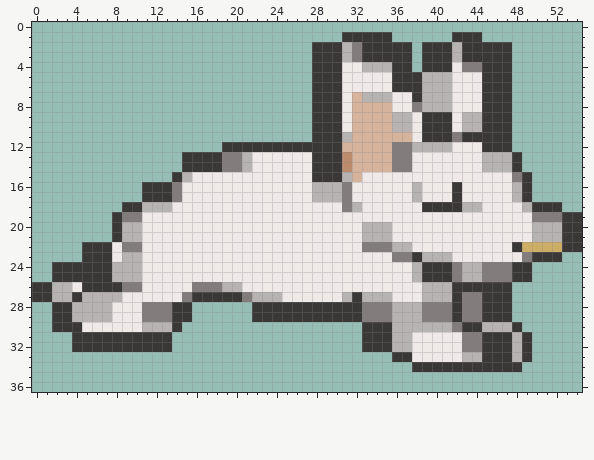
Pixel-art sprite: assets/Sprites/Player/face_right.png. Above is the file before it was changed.
The file is 55x64 pixels. Shown: x 0..54, y 0..36.
Once edited:
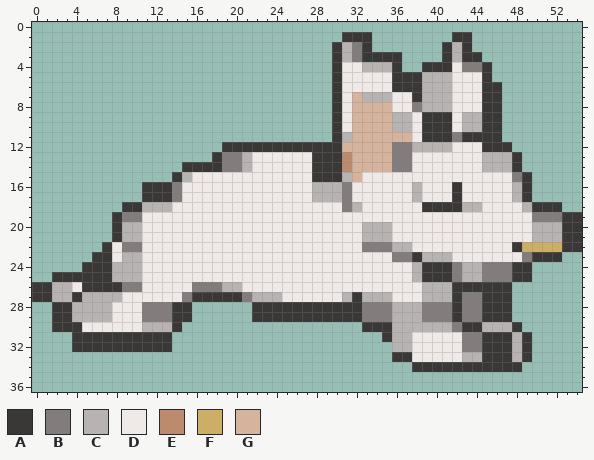
Palette (. is transparent): A #3a3737  B #827c7c  C #b7b3b2  D #efe9e7  E #bc8b6d  F #cdae67  G #d6b39d
From old to new:
Colour A is gone in row 1 at x 34 to 35 and 44; in row 2 at x 28 to 29, 34 to 37, 39 to 40 and 44 to 47; in row 3 at x 28 to 29, 37, 39 to 40 and 45 to 47; in row 4 at x 28 to 29, 37 and 46 to 47; in row 5 at x 28 to 29 and 46 to 47; in rows 6 to 11 at x 28 to 29 and 47.
Colour A is gone in row 13 at x 15 to 17; in row 22 at x 5 to 6; in row 23 at x 5; in row 24 at x 2 to 4; in row 31 at x 33 to 34; in row 32 at x 33 to 35.
Boxes around the changes in both pictures, in picture pixels (x1, y1, x2, y2):
erased: (372, 32, 512, 142)
erased: (312, 42, 332, 142)
erased: (182, 152, 212, 162)
erased: (52, 242, 102, 272)
erased: (362, 332, 392, 352)
